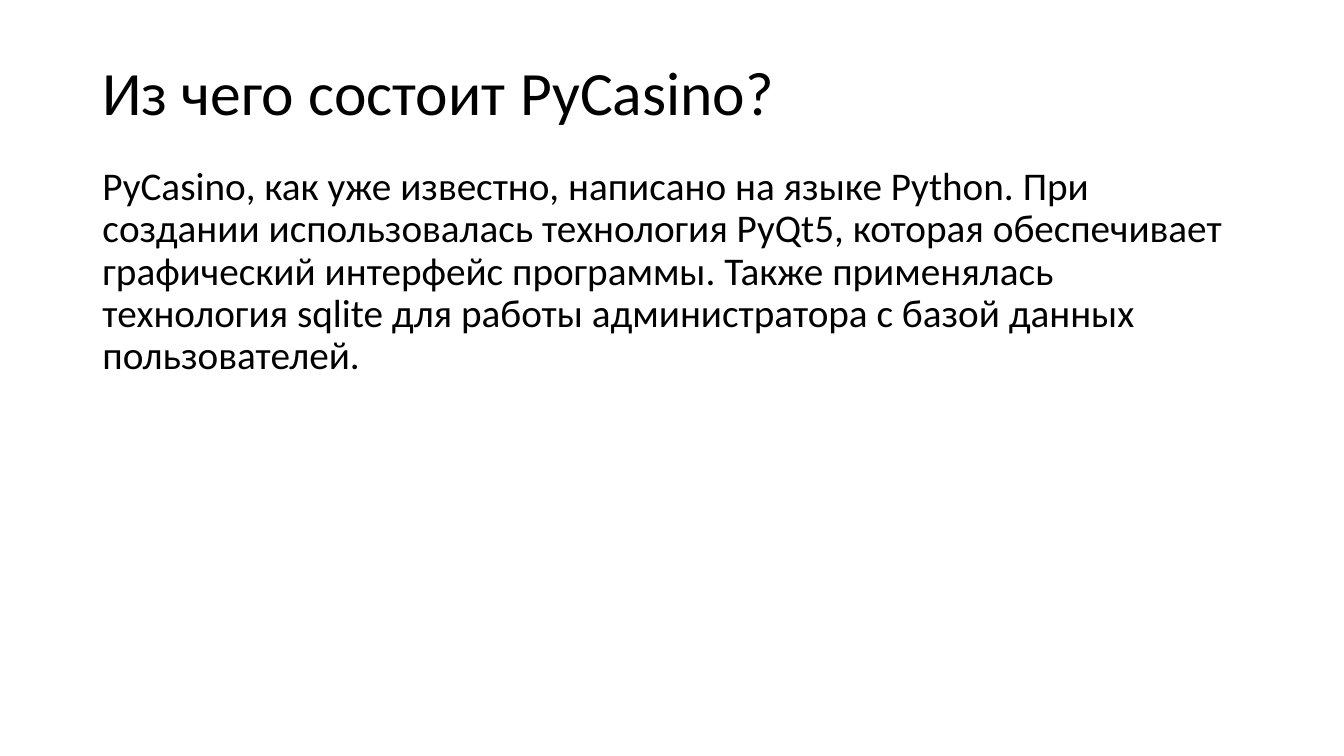
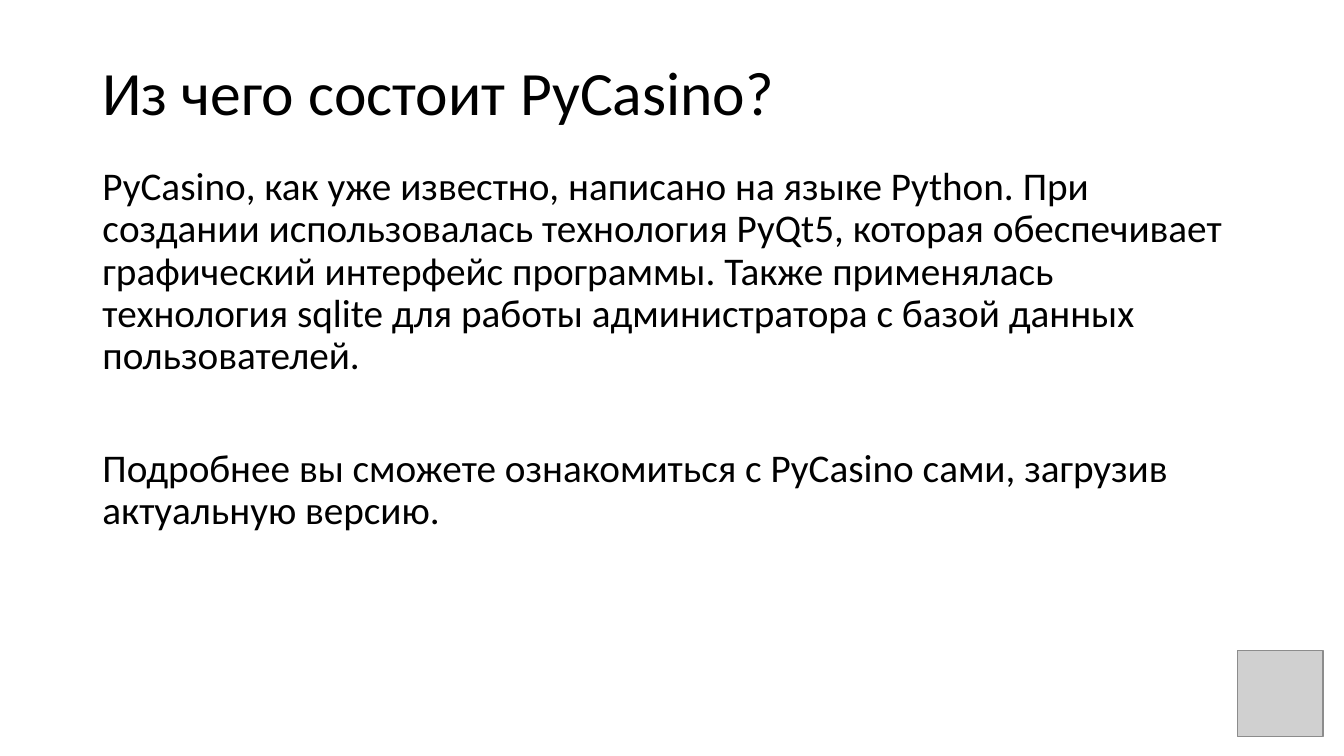
Before and after one commit to EverlastingLetov/PyCasino, a slide deck: slide 4 of PyCasino.pptx. Drawn at 1344x756 pixels with LibreOffice and Linux fonts; fonts in the diff are those of the drawing; grey boxes stand for pictures. Boxes give left, top, right and bottom in pixels: in the first picture for what was removed or moved away, otherwise in the second. Text is boxed around its words. In the diff, an @@ line names an element or a change of style, - is before the commit and + after.

Commit message:
Updated pptx

```diff
--- a/PyCasino.pptx
+++ b/PyCasino.pptx
@@ text at [102, 455, 1167, 531]: paragraph added @@
+Подробнее вы сможете ознакомиться с PyCasino сами, загрузив актуальную версию.
@@ picture added at [1238, 651, 1324, 737] @@
```
Also in this commit, not shown: 5 other slides changed.
